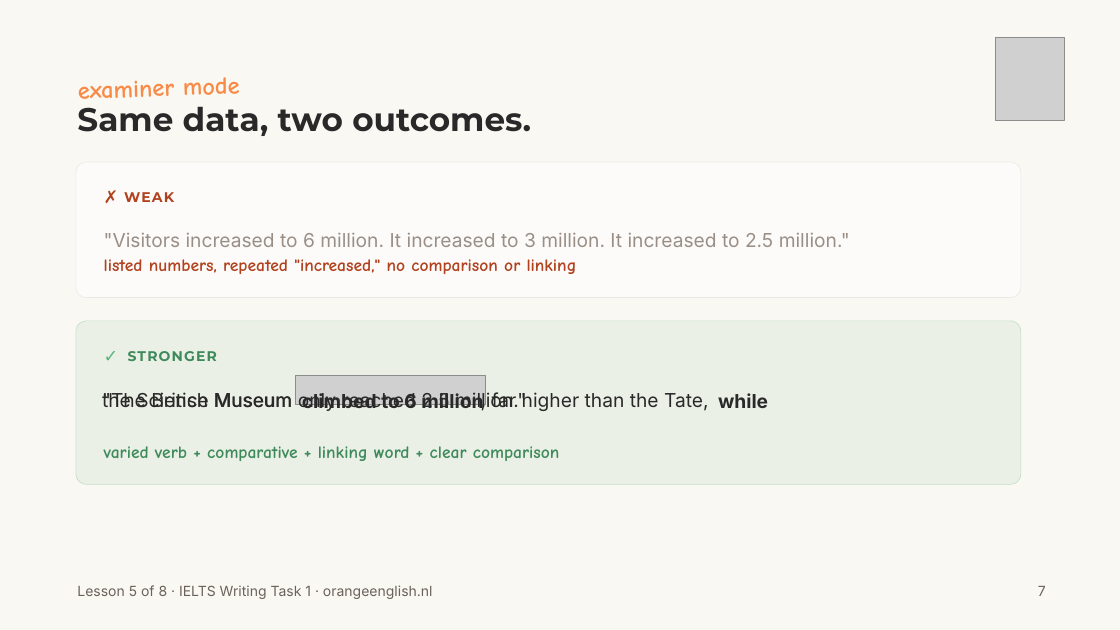
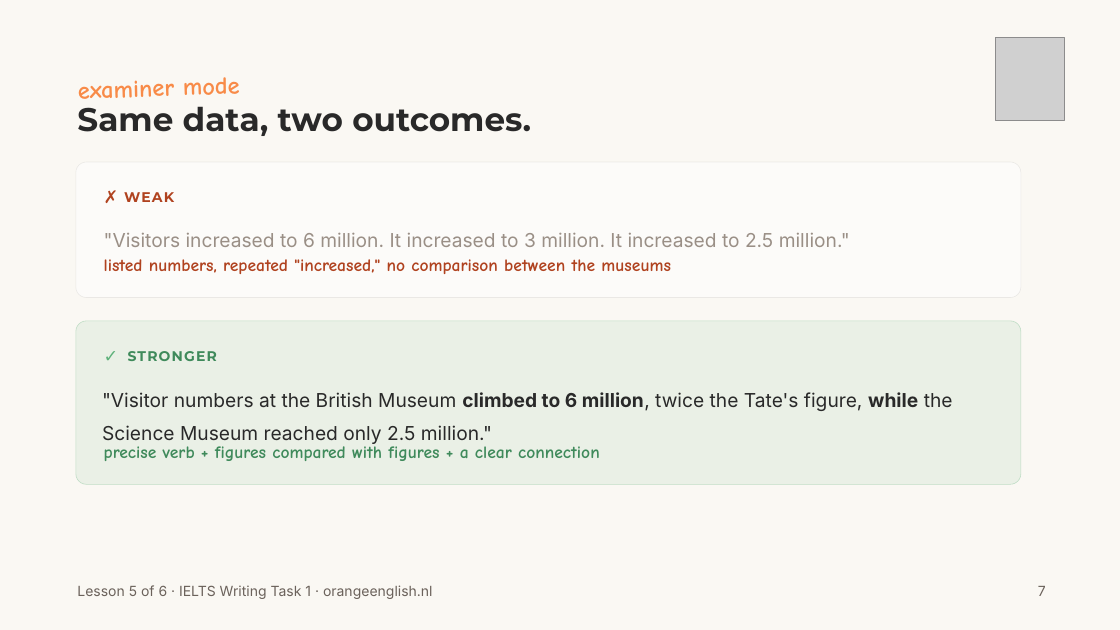
Before and after one commit to orangeenglishielts/linegraphs, a slide deck: slide 7 of OrangeEnglish_Lesson5_WritingPractice.pptx. Drawn at 1120x630 pixels with LibreOffice and Linux fonts; fonts in the diff are those of the drawing; grey boxes stand for pictures; background and template pictures are left out. Boxes give left, top, right and bottom in pixels: in the first picture for what was removed or moved away, otherwise in the second. Text is boxed around its words. In the diff, an @@ line names an element or a change of style, - is before the commit and + after.

```diff
--- a/OrangeEnglish_Lesson5_WritingPractice.pptx
+++ b/OrangeEnglish_Lesson5_WritingPractice.pptx
@@ text at (x1=104, y1=259, x2=671, y2=274): text changed @@
-listed numbers, repeated "increased," no comparison or linking
+listed numbers, repeated "increased," no comparison between the museums
@@ picture removed at (x1=296, y1=375, x2=485, y2=404) @@
@@ text at (x1=102, y1=392, x2=953, y2=444): text changed @@
-the Science Museum only reached 2.5 million."
+"Visitor numbers at the British Museum climbed to 6 million, twice the Tate's figure, while the Science Museum reached only 2.5 million."
@@ text removed at (x1=102, y1=392, x2=292, y2=408) @@
-"The British Museum
@@ text removed at (x1=302, y1=393, x2=483, y2=413) @@
-climbed to 6 million
@@ text removed at (x1=492, y1=392, x2=709, y2=411) @@
-, far higher than the Tate,
@@ text removed at (x1=718, y1=393, x2=768, y2=408) @@
-while
@@ text at (x1=104, y1=443, x2=600, y2=461): text changed @@
-varied verb + comparative + linking word + clear comparison
+precise verb + figures compared with figures + a clear connection
@@ text at (x1=77, y1=585, x2=433, y2=599): text changed @@
-Lesson 5 of 8 · IELTS Writing Task 1 · orangeenglish.nl
+Lesson 5 of 6 · IELTS Writing Task 1 · orangeenglish.nl
```
Also in this commit, not shown: 7 other slides changed, 45 other files.
